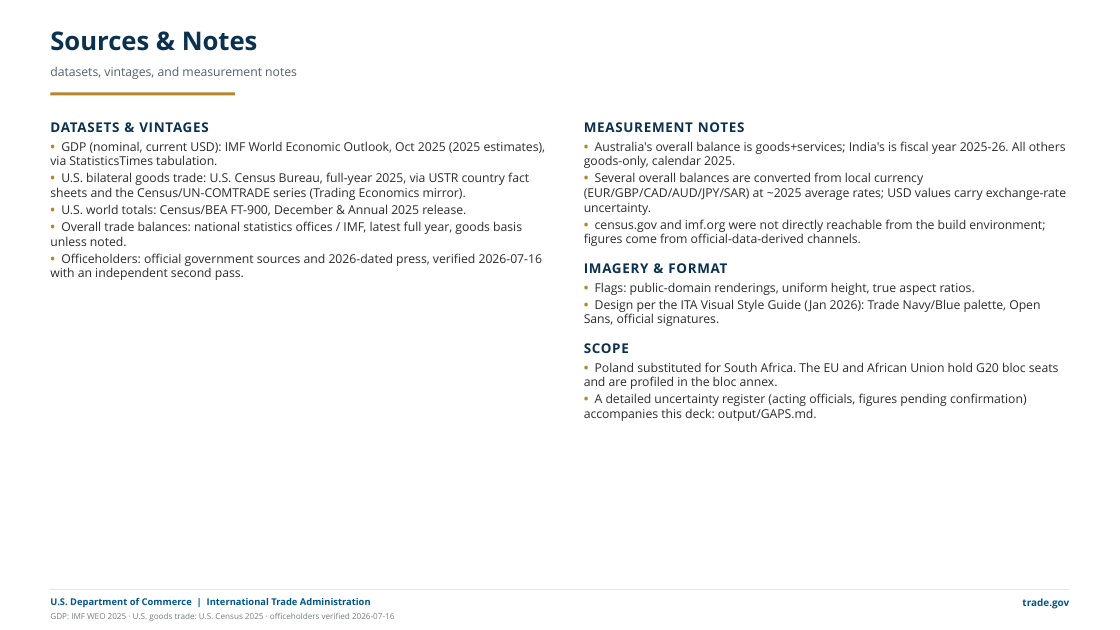
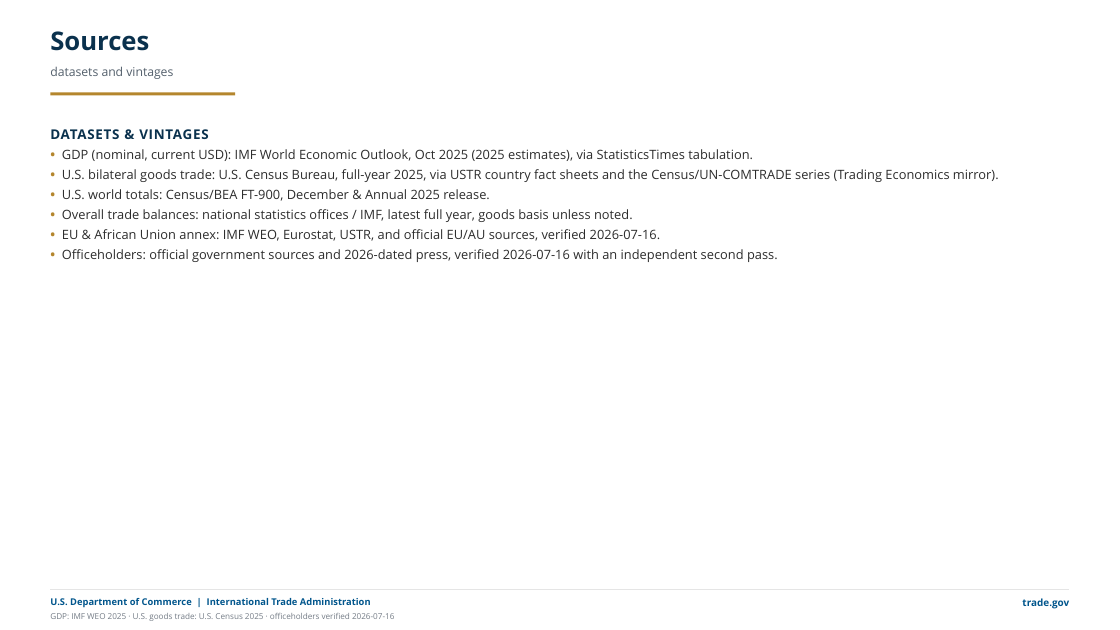
Before and after one commit to jsilbs18-cloud/Photo, a slide deck: slide 26 of output/g20-ministers-trade-deck.pptx. Drawn at 1120x630 pixels with LibreOffice and Linux fonts; fonts in the diff are those of the drawing. Boxes give left, top, right and bottom in pixels: in the first picture for what was removed or moved away, otherwise in the second. Text is boxed around its words. In the diff, an @@ line names an element or a change of style, - is before the commit and + after.

```diff
--- a/output/g20-ministers-trade-deck.pptx
+++ b/output/g20-ministers-trade-deck.pptx
@@ text at (x1=50, y1=31, x2=149, y2=51): text changed @@
-Sources & Notes
+Sources
@@ text at (x1=50, y1=66, x2=173, y2=79): text changed @@
-datasets, vintages, and measurement notes
+datasets and vintages
@@ text at (x1=50, y1=129, x2=999, y2=262): size 10.5 to 11 pt in "• GDP (nominal, current USD): IMF World ...", "• U.S. bilateral goods trade: U.S. Census ...", "• U.S. world totals: Census/BEA FT-900, December ...", "• Overall trade balances: national statistics offices ..." and 1 more places; more space between paragraphs @@
@@ text "DATASETS & VINTAGES" moved from (x1=50, y1=122, x2=546, y2=280) to (x1=50, y1=129, x2=999, y2=262) @@
@@ text removed at (x1=584, y1=122, x2=1066, y2=421) @@
-MEASUREMENT NOTES
-• Australia's overall balance is goods+services; India's is fiscal year 2025-26. All others goods-only, calendar 2025.
-• Several overall balances are converted from local currency (EUR/GBP/CAD/AUD/JPY/SAR) at ~2025 average rates; USD values carry exchange-rate uncertainty.
-• census.gov and imf.org were not directly reachable from the build environment; figures come from official-data-derived channels.
-IMAGERY & FORMAT
-• Flags: public-domain renderings, uniform height, true aspect ratios.
-• Design per the ITA Visual Style Guide (Jan 2026): Trade Navy/Blue palette, Open Sans, official signatures.
-SCOPE
-• Poland substituted for South Africa. The EU and African Union hold G20 bloc seats and are profiled in the bloc annex.
-• A detailed uncertainty register (acting officials, figures pending confirmation) accompanies this deck: output/GAPS.md.
@@ text at (x1=62, y1=229, x2=660, y2=241): paragraph added @@
+• EU & African Union annex: IMF WEO, Eurostat, USTR, and official EU/AU sources, verified 2026-07-16.
```
Also in this commit, not shown: 22 other slides changed, 11 other files.
